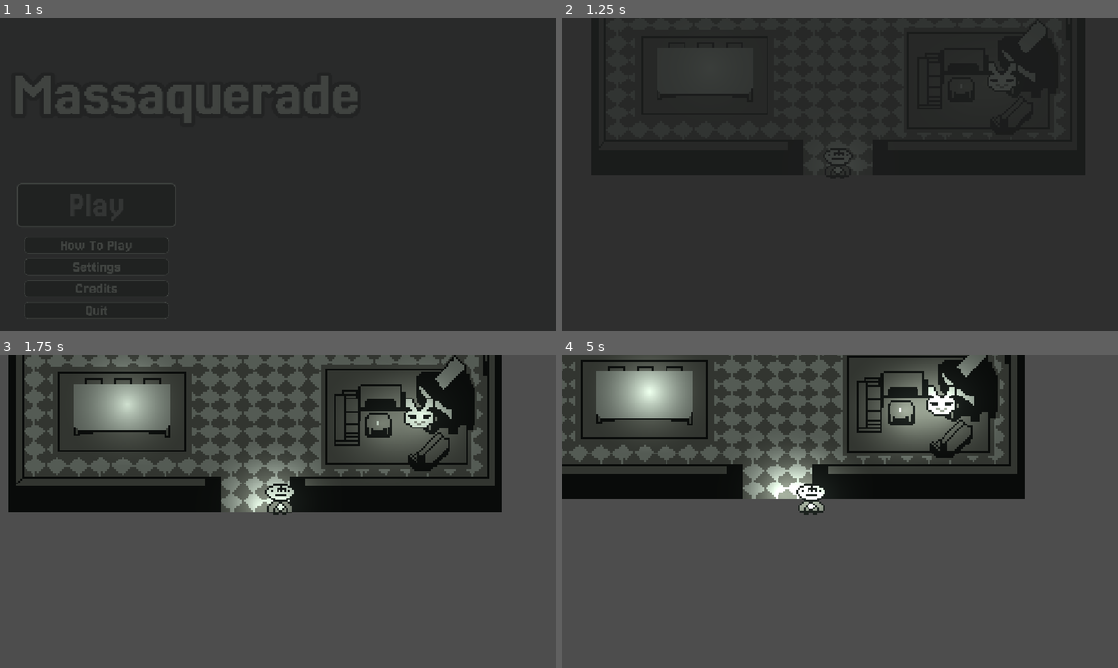
Above: before the commit, frames 1-4 (two rows, left to right).
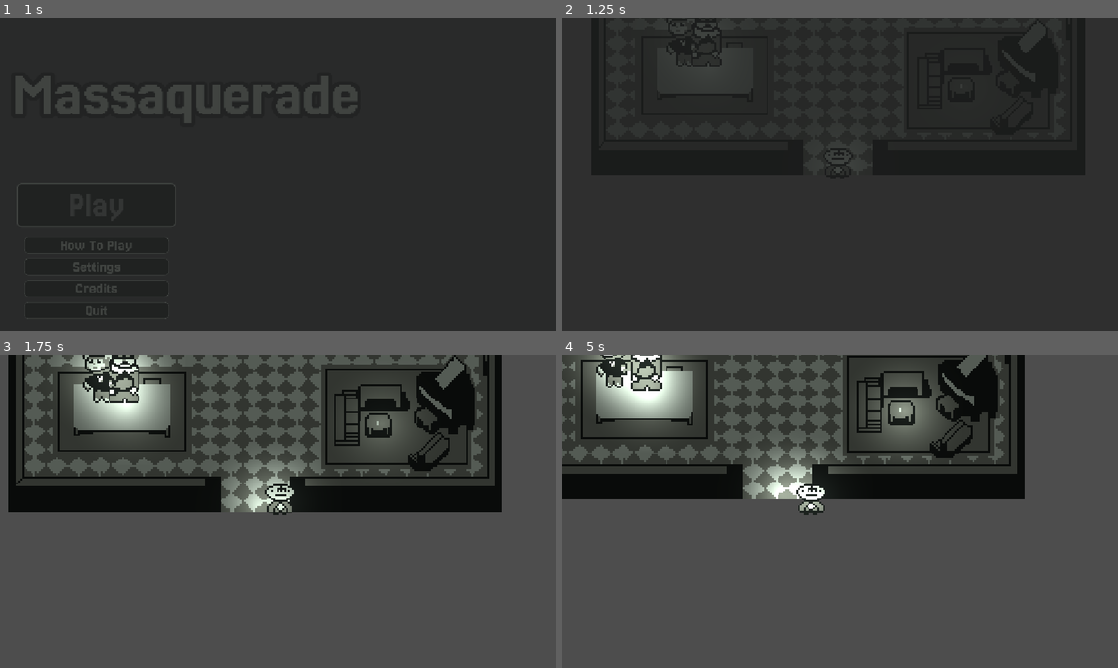
Above: after the commit, the same moments.

Repository: Rat-Haven-Studios/melon-jam-2025
Game: Godot game, scene res://1-main/Main.tscn
The game is run twice, just before and just after one commit, with the same random seed, the same clock (stepped at 60 frames per second) and the same inputs. Sound files missing from this copy of the repository are replaced by a short silence.
Inputs (mouse positions are in pixels of both pictures, inside the frame that each line leads up to):
- Up to frame 1 (1 s): click "Play" at 0.5 s
- Up to frame 2 (1.25 s): no input
- Up to frame 3 (1.75 s): tap Enter at 1.25 s; move the mouse to (400, 495) at 1.27 s; hold D (right) from 1.28 s (still down); hold X (alternate) from 1.28 s (still down); click (400, 495) at 1.42 s
- Up to frame 4 (5 s): move the mouse to (728, 527) at 2.02 s; release D (right) at 2.03 s; release X (alternate) at 2.03 s; hold S (down) 2.03-2.78 s; tap one key every 0.75 s from 2.1 s: Z (interact) Space (swap) 1 9; move the mouse to (895, 442) at 2.77 s; hold D (right) 2.78-3.53 s; move the mouse to (812, 574) at 3.52 s; hold W (up) 3.53-4.28 s; click (812, 574) at 3.67 s; move the mouse to (1006, 558) at 4.27 s; hold A (left) from 4.28 s (still down)

Frame 1 is identical in both runs. In frame 2, 0.3% of the frame differs, in the area x 19-82%, y 3-24%; in frame 3, 3.8%; in frame 4, 4.1%, in the area x 1-76%, y 0-28%.

Commit message:
Changed some of the art

Diff:
--- a/2-globals/busses/data.gd
+++ b/2-globals/busses/data.gd
@@ -10,7 +10,14 @@
 }
 
 enum Characters {
-	BANDIT_KING
+	BANDIT_KING,
+	PRIMEAPE,
+	TIKI,
+	FOXY,
+	FROGGER,
+	JACK_RABBIT,
+	THE_HARE,
+	THE_FLAPPER
 }
 
 # Maybe could simply use groups instead?
--- a/2-globals/dialogue-ui/DialogueUI.tscn
+++ b/2-globals/dialogue-ui/DialogueUI.tscn
@@ -1,8 +1,8 @@
 [gd_scene load_steps=6 format=3 uid="uid://c74fv2ii8r6r2"]
 
 [ext_resource type="Script" uid="uid://cxuellutbqyib" path="res://2-globals/dialogue-ui/dialogueui.gd" id="1_qrvl0"]
-[ext_resource type="Texture2D" uid="uid://dtr0r33o4jd26" path="res://0-assets/sprites/character/bunny_man.png" id="3_0pdjh"]
-[ext_resource type="Texture2D" uid="uid://cv0vkwblg620y" path="res://0-assets/sprites/arrow.png" id="3_g18vi"]
+[ext_resource type="Texture2D" uid="uid://dtr0r33o4jd26" path="res://0-assets/sprites/NPC Text Sprites/bunny_man.png" id="3_0pdjh"]
+[ext_resource type="Texture2D" uid="uid://cv0vkwblg620y" path="res://0-assets/sprites/Misc/arrow.png" id="3_g18vi"]
 
 [sub_resource type="StyleBoxFlat" id="StyleBoxFlat_3kmnt"]
 bg_color = Color(0.09411765, 0.11372549, 0.101960786, 1)
--- a/4-objects/1-npc/NPC.tscn
+++ b/4-objects/1-npc/NPC.tscn
@@ -1,17 +1,18 @@
-[gd_scene load_steps=5 format=3 uid="uid://toe70xl1lkkf"]
+[gd_scene load_steps=6 format=3 uid="uid://toe70xl1lkkf"]
 
 [ext_resource type="Script" uid="uid://c1k2t3oaljnp8" path="res://4-objects/1-npc/npc.gd" id="1_atnjp"]
 [ext_resource type="PackedScene" uid="uid://0w1aiel064xo" path="res://5-component/interactions/interact-receiver/InteractReceiverComponent.tscn" id="2_j6cqc"]
 [ext_resource type="PackedScene" uid="uid://ddjp2vs6mg0xs" path="res://5-component/light component/light.tscn" id="4_gsny7"]
+[ext_resource type="Texture2D" uid="uid://b5wqyr3ub4p5t" path="res://0-assets/sprites/NPC Overworld Sprites/Monkey Overworld.png" id="4_j6cqc"]
 
 [sub_resource type="RectangleShape2D" id="RectangleShape2D_yxofo"]
-size = Vector2(12, 10)
+size = Vector2(12, 22)
 
 [node name="Npc" type="CharacterBody2D"]
 script = ExtResource("1_atnjp")
 
 [node name="CollisionShape2D" type="CollisionShape2D" parent="."]
-position = Vector2(-2, 1)
+position = Vector2(0, 4)
 shape = SubResource("RectangleShape2D_yxofo")
 
 [node name="InteractReceiverComponent" parent="." instance=ExtResource("2_j6cqc")]
@@ -19,6 +20,6 @@
 interactString = "Hawk Tuah!"
 
 [node name="Light" parent="." instance=ExtResource("4_gsny7")]
-position = Vector2(0, 1)
 
 [node name="Sprite2D" type="Sprite2D" parent="."]
+texture = ExtResource("4_j6cqc")
--- a/4-objects/2-level/FIRST_LEVEL.tscn
+++ b/4-objects/2-level/FIRST_LEVEL.tscn
@@ -1,16 +1,18 @@
-[gd_scene load_steps=20 format=3 uid="uid://btyikl70k86w6"]
-
-[ext_resource type="Script" uid="uid://c2vmdfsx83oa8" path="res://4-objects/2-level/first_level.gd" id="1_jry3e"]
+[gd_scene load_steps=22 format=3 uid="uid://btyikl70k86w6"]
+
+[ext_resource type="Script" path="res://4-objects/2-level/first_level.gd" id="1_jry3e"]
 [ext_resource type="Texture2D" uid="uid://dt7jrka0fhgbu" path="res://0-assets/sprites/Matt's Map.png" id="2_qflod"]
 [ext_resource type="Script" uid="uid://ko5yay6dida1" path="res://4-objects/2-level/camera_2d.gd" id="2_wl7ar"]
 [ext_resource type="PackedScene" uid="uid://ess0lyyqlkgy" path="res://4-objects/0-character/Character.tscn" id="3_qj1of"]
 [ext_resource type="PackedScene" uid="uid://toe70xl1lkkf" path="res://4-objects/1-npc/NPC.tscn" id="5_igri3"]
+[ext_resource type="Texture2D" uid="uid://bh1tw04y86sd5" path="res://0-assets/sprites/NPC Overworld Sprites/Bandit King Overworld.png" id="6_2rcib"]
 [ext_resource type="PackedScene" uid="uid://bjfxc3u1h0mrx" path="res://4-objects/zones/wall.tscn" id="6_4qvpp"]
-[ext_resource type="Texture2D" uid="uid://dwaob41kd75sa" path="res://0-assets/sprites/character/bunnyman_overworld.png" id="6_scqml"]
+[ext_resource type="Texture2D" uid="uid://dpjns717fenip" path="res://0-assets/sprites/NPC Text Sprites/banditking.png" id="7_ljyhy"]
 [ext_resource type="PackedScene" uid="uid://b87vnv5gfl6w1" path="res://4-objects/zones/stairs.tscn" id="7_qflod"]
-[ext_resource type="Texture2D" uid="uid://ch6uos4h5epkp" path="res://0-assets/sprites/character/flapper.png" id="7_scqml"]
 [ext_resource type="PackedScene" uid="uid://brllo41iwtc42" path="res://5-component/darkness component/darkness.tscn" id="8_02hsu"]
+[ext_resource type="Texture2D" uid="uid://b5wqyr3ub4p5t" path="res://0-assets/sprites/NPC Overworld Sprites/Monkey Overworld.png" id="8_2rcib"]
 [ext_resource type="PackedScene" uid="uid://ddjp2vs6mg0xs" path="res://5-component/light component/light.tscn" id="9_igri3"]
+[ext_resource type="Texture2D" uid="uid://cib33rhxfcvoh" path="res://0-assets/sprites/NPC Text Sprites/monkey_mask.png" id="9_ljyhy"]
 
 [sub_resource type="RectangleShape2D" id="RectangleShape2D_4qvpp"]
 size = Vector2(19.155083, 22.027313)
@@ -48,20 +50,27 @@
 zoom = Vector2(4, 4)
 script = ExtResource("2_wl7ar")
 
+[node name="NPCs" type="Node2D" parent="."]
+
+[node name="BanditKing" parent="NPCs" instance=ExtResource("5_igri3")]
+position = Vector2(60, 184)
+npcname = "Bandit King"
+susLevel = 5
+mapSprite = ExtResource("6_2rcib")
+dialogueSprite = ExtResource("7_ljyhy")
+
+[node name="MonkeyMan" parent="NPCs" instance=ExtResource("5_igri3")]
+position = Vector2(47, 184)
+characterID = 1
+npcname = "Primeape"
+mapSprite = ExtResource("8_2rcib")
+dialogueSprite = ExtResource("9_ljyhy")
+
 [node name="Character" parent="." instance=ExtResource("3_qj1of")]
 position = Vector2(128, 256)
 scale = Vector2(0.9921745, 1)
 WALKING_STAIRS_SPEED = 60
 
-[node name="NPCs" type="Node2D" parent="."]
-
-[node name="BanditKing" parent="NPCs" instance=ExtResource("5_igri3")]
-position = Vector2(213, 205)
-npcname = "Bandit King"
-susLevel = 5
-mapSprite = ExtResource("6_scqml")
-dialogueSprite = ExtResource("7_scqml")
-
 [node name="All Walls" type="Node2D" parent="."]
 visible = false
 
--- a/5-component/interactions/interact-receiver/InteractReceiverComponent.tscn
+++ b/5-component/interactions/interact-receiver/InteractReceiverComponent.tscn
@@ -3,6 +3,7 @@
 [ext_resource type="Script" uid="uid://car8je0uko2hp" path="res://5-component/interactions/interact-receiver/interact_receiver_component.gd" id="1_xdxq8"]
 
 [sub_resource type="CircleShape2D" id="CircleShape2D_g718j"]
+radius = 6.0827627
 
 [node name="InteractReceiverComponent" type="Area2D"]
 collision_layer = 2
Renamed: 0-assets/sprites/arrow.png -> 0-assets/sprites/Misc/arrow.png
Not shown, changed: 0-assets/sprites/Misc/arrow.png.import
Binary file removed: 0-assets/sprites/Mono Knight.png
Binary file added: 0-assets/sprites/NPC Overworld Sprites/Bandit King Overworld.png
Not shown, changed: 0-assets/sprites/NPC Overworld Sprites/Bandit King Overworld.png.import
Binary file added: 0-assets/sprites/NPC Overworld Sprites/Monkey Overworld.png
Not shown, changed: 0-assets/sprites/NPC Overworld Sprites/Monkey Overworld.png.import
Renamed: 0-assets/sprites/character/bunnyman_overworld.png -> 0-assets/sprites/NPC Overworld Sprites/bunnyman_overworld.png
Not shown, changed: 0-assets/sprites/NPC Overworld Sprites/bunnyman_overworld.png.import
Binary file added: 0-assets/sprites/NPC Text Sprites/banditking.png
Not shown, changed: 0-assets/sprites/NPC Text Sprites/banditking.png.import
Renamed: 0-assets/sprites/character/bunny_man.png -> 0-assets/sprites/NPC Text Sprites/bunny_man.png
(and 7 more such lines)
